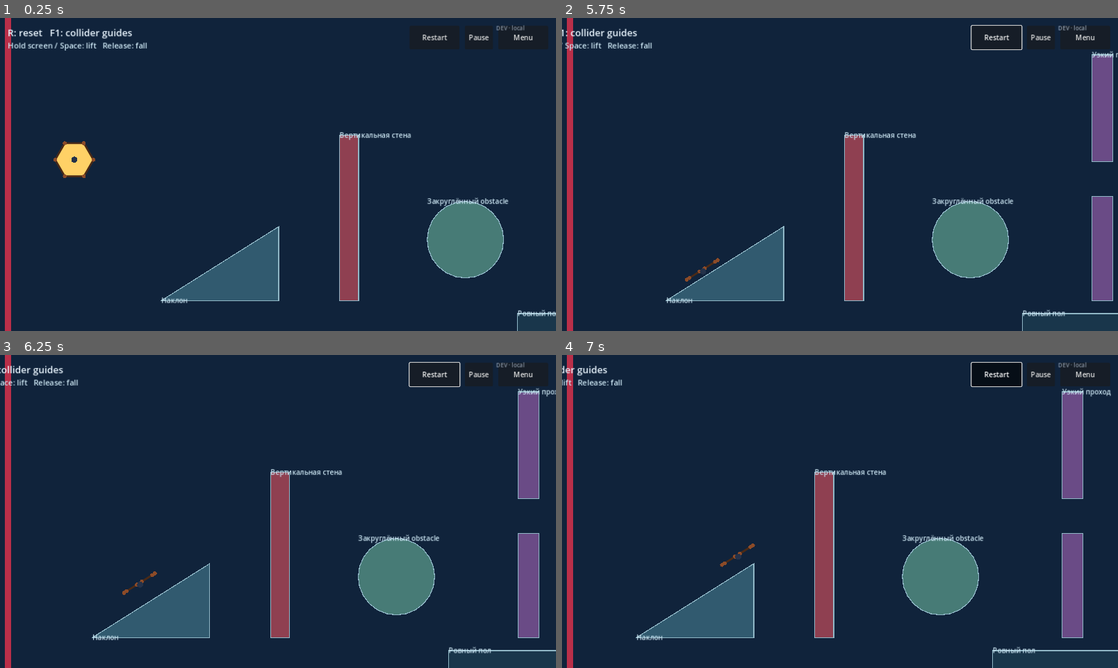
Above: before the commit, frames 1-4 (two rows, left to right).
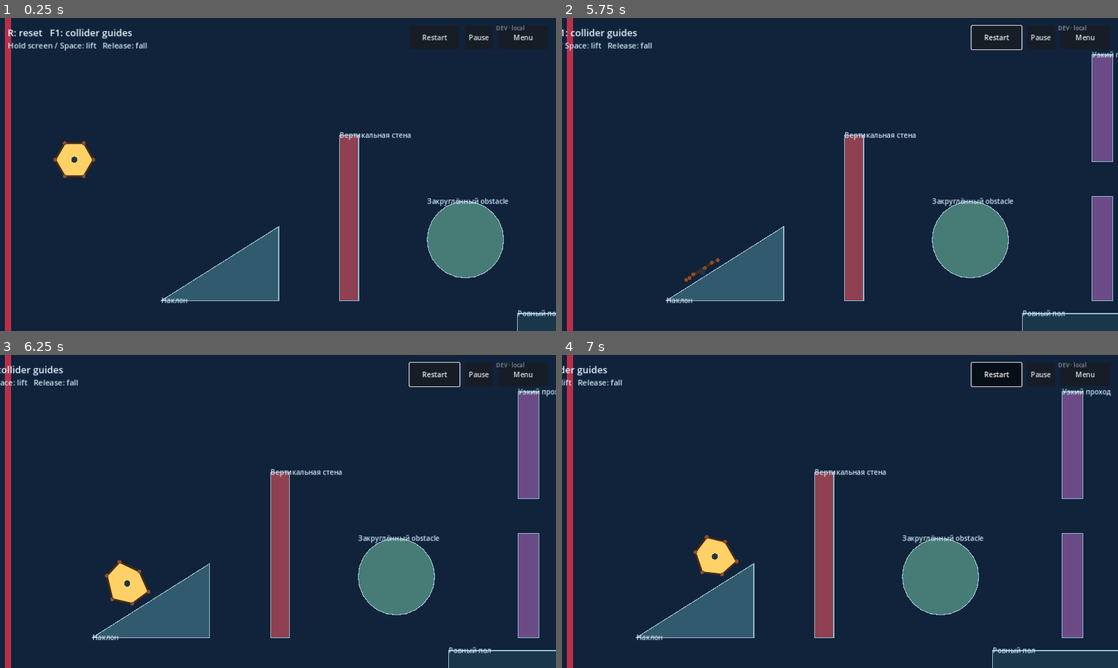
Above: after the commit, the same moments.

Repository: ted7007/test-ai-game
Game: Godot game, scene res://experiments/physics_playground/physics_playground.tscn
Same seed, same stepped clock (60 frames per second), same inputs: the game is played once before the commit and once after it. This scene is started directly instead of the project's main scene.
Inputs (mouse positions are in pixels of both pictures, inside the frame that each line leads up to):
- Up to frame 1 (0.25 s): no input
- Up to frame 2 (5.75 s): click "Restart" at 0.5 s; click "Restart" at 1.25 s; click "Restart" at 2 s; tap Enter (ui_accept) at 2.75, 3.02 s; move the mouse to (962, 158) at 2.77 s; hold Space (fly) 2.78-3.5 s; click (962, 158) at 2.92 s; click "DEV · local" at 3.5 s; click "DEV · local" at 4.25 s; click "DEV · local" at 5 s
- Up to frame 3 (6.25 s): drag from (166, 527) to (250, 574) at 5.77 s
- Up to frame 4 (7 s): move the mouse to (895, 442) at 6.52 s; hold Space (fly) from 6.53 s (still down); click (895, 442) at 6.67 s

Frame 1 is identical in both runs. In frame 2, less than 0.1% of the frame differs, in the area x 22-28%, y 77-85%; in frame 3, 0.8%, in the area x 18-29%, y 65-80%; in frame 4, 0.7%.
Error in both runs: Invalid assignment of property or key 'max_length' with value of type 'float' on a base object of type 'DampedSpringJoint2D'. (res://experiments/physics_playgr…

Commit message:
Improve spring blob shape recovery

Diff:
--- a/experiments/physics_playground/physics_playground.gd
+++ b/experiments/physics_playground/physics_playground.gd
@@ -33,7 +33,7 @@
 	camera.global_position = Vector2(_camera_x, 360.0)
 	if blob.get_center_position().y > fall_death_y:
 		_game_over_now("Fell below the level")
-	elif blob.get_leftmost_position() <= _left_wall_x():
+	elif blob.get_core_left_position() <= _left_wall_x():
 		_game_over_now("Caught by the left wall")
 	queue_redraw()
 
--- a/experiments/physics_playground/prototype_a_blob.gd
+++ b/experiments/physics_playground/prototype_a_blob.gd
@@ -13,9 +13,13 @@
 @export_category("Springs")
 @export_range(5.0, 2000.0, 5.0) var radial_stiffness := 260.0
 @export_range(5.0, 2000.0, 5.0) var ring_stiffness := 210.0
+@export_range(5.0, 2000.0, 5.0) var brace_stiffness := 320.0
 @export_range(0.0, 100.0, 0.5) var spring_damping := 14.0
 @export_range(1.0, 300.0, 1.0, "suffix:px") var spring_max_length := 110.0
 @export_range(50.0, 400.0, 5.0, "suffix:px") var safety_reset_radius := 150.0
+@export_range(0.05, 1.0, 0.05) var minimum_thickness_ratio := 0.20
+@export_range(0.0, 500.0, 5.0) var shape_recovery_stiffness := 90.0
+@export_range(0.0, 5000.0, 50.0) var max_shape_recovery_force := 1400.0
 
 @export_category("Movement")
 @export_range(0.0, 4000.0, 10.0) var forward_force := 360.0
@@ -40,6 +44,7 @@
 
 func _physics_process(_delta: float) -> void:
 	var lift := _touch_lift or Input.is_action_pressed("fly")
+	_apply_shape_recovery()
 	for body in outer_bodies:
 		_apply_control(body, lift)
 	_apply_control(center_body, lift)
@@ -59,11 +64,8 @@
 func get_center_position() -> Vector2:
 	return center_body.global_position
 
-func get_leftmost_position() -> float:
-	var leftmost := center_body.global_position.x - center_radius
-	for body in outer_bodies:
-		leftmost = minf(leftmost, body.global_position.x - outer_radius)
-	return leftmost
+func get_core_left_position() -> float:
+	return center_body.global_position.x - center_radius
 
 func needs_safety_reset() -> bool:
 	for body in outer_bodies:
@@ -91,6 +93,10 @@
 		var next := (i + 1) % outer_body_count
 		var ring_rest := outer_bodies[i].global_position.distance_to(outer_bodies[next].global_position)
 		_make_spring(outer_bodies[i], outer_bodies[next], ring_stiffness, ring_rest)
+	if outer_body_count % 2 == 0:
+		var opposite_offset := outer_body_count / 2
+		for i in opposite_offset:
+			_make_spring(outer_bodies[i], outer_bodies[i + opposite_offset], brace_stiffness, rest_radius * 2.0)
 
 func _make_body(body_name: String, body_position: Vector2, collision_radius: float) -> RigidBody2D:
 	var body := RigidBody2D.new()
@@ -138,6 +144,28 @@
 	body.sleeping = false
 	body.set_deferred("freeze", false)
 
+func _apply_shape_recovery() -> void:
+	var alignment := Vector2.ZERO
+	for i in outer_bodies.size():
+		var radial := outer_bodies[i].global_position - center_body.global_position
+		if radial.length_squared() > 0.01:
+			var base_angle := TAU * float(i) / float(outer_bodies.size())
+			alignment += radial.normalized().rotated(-base_angle)
+	var orientation := alignment.angle() if alignment.length_squared() > 0.01 else 0.0
+	var minimum_radius := rest_radius * minimum_thickness_ratio
+	var total_force := Vector2.ZERO
+	for i in outer_bodies.size():
+		var target_direction := Vector2.RIGHT.rotated(orientation + TAU * float(i) / float(outer_bodies.size()))
+		var target_position := center_body.global_position + target_direction * rest_radius
+		var recovery := (target_position - outer_bodies[i].global_position) * shape_recovery_stiffness
+		var radial := outer_bodies[i].global_position - center_body.global_position
+		if radial.length() < minimum_radius:
+			recovery += target_direction * (minimum_radius - radial.length()) * shape_recovery_stiffness
+		recovery = recovery.limit_length(max_shape_recovery_force)
+		outer_bodies[i].apply_central_force(recovery)
+		total_force += recovery
+	center_body.apply_central_force(-total_force)
+
 func _draw() -> void:
 	if outer_bodies.is_empty():
 		return
